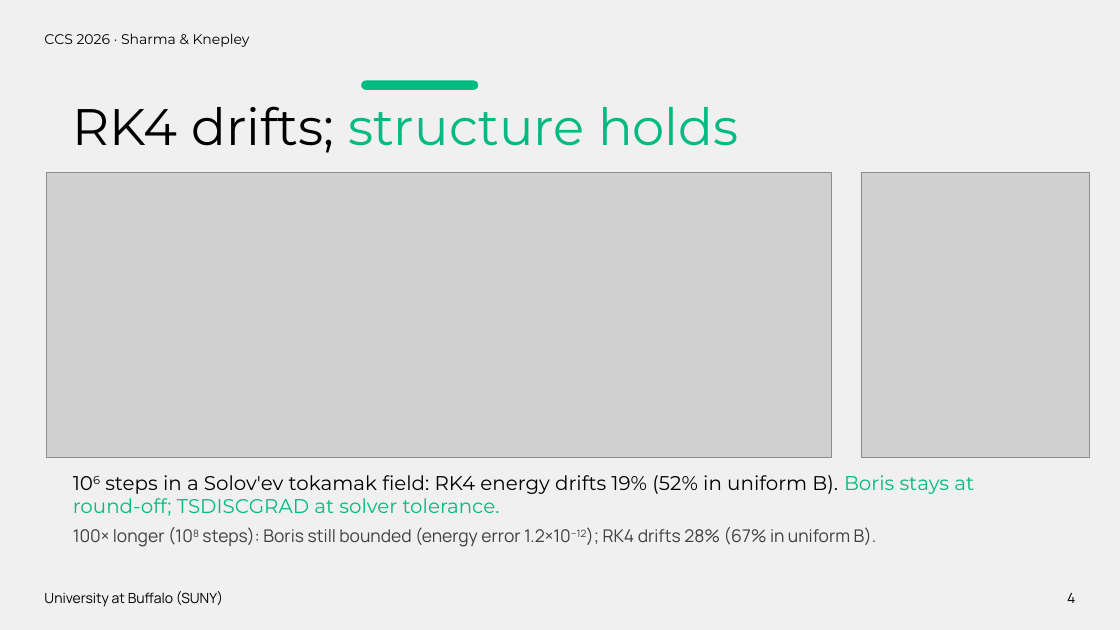
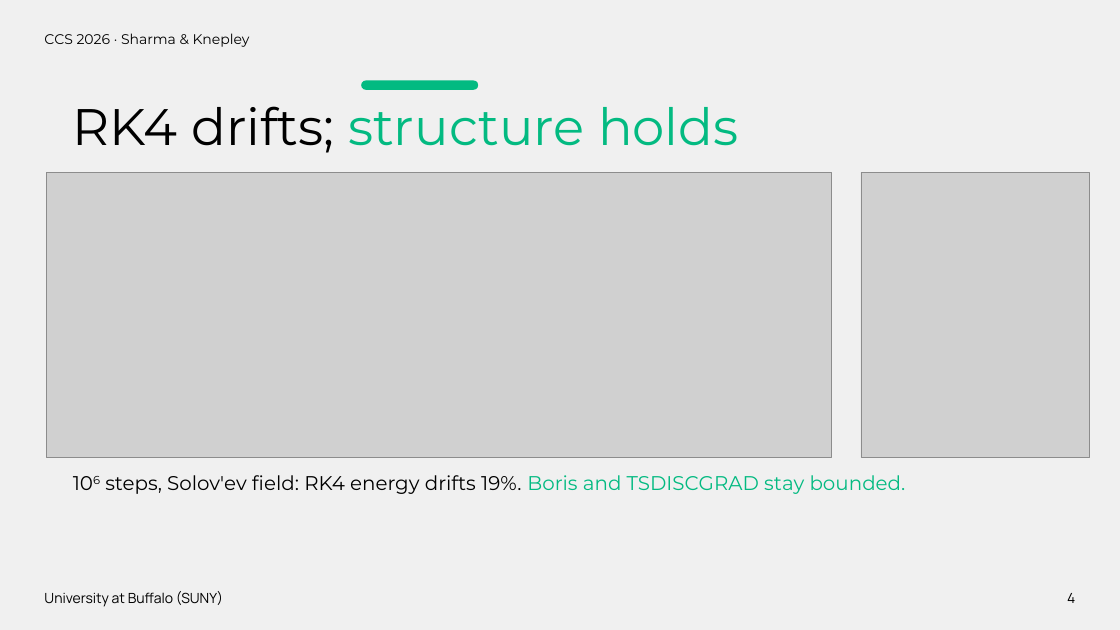
Before and after one commit to engineer-scientist/ccs2026-structure-preserving-plasma, a slide deck: slide 4 of presentation/CCS2026_Sharma_StructurePreservingPlasma.pptx. Drawn at 1120x630 pixels with LibreOffice and Linux fonts; fonts in the diff are those of the drawing; grey boxes stand for pictures. Boxes give left, top, right and bottom in pixels: in the first picture for what was removed or moved away, otherwise in the second. Text is boxed around its words. In the diff, an @@ line names an element or a change of style, - is before the commit and + after.

```diff
--- a/presentation/CCS2026_Sharma_StructurePreservingPlasma.pptx
+++ b/presentation/CCS2026_Sharma_StructurePreservingPlasma.pptx
@@ text at box(105, 475, 906, 494): text changed; text colour #404040 to #000000 @@
-106 steps in a Solov'ev tokamak field: RK4 energy drifts 19% (52% in uniform B). Boris stays at round-off; TSDISCGRAD at solver tolerance.
-100× longer (108 steps): Boris still bounded (energy error 1.2×10−12); RK4 drifts 28% (67% in uniform B).
+106 steps, Solov'ev field: RK4 energy drifts 19%. Boris and TSDISCGRAD stay bounded.
```
Also in this commit, not shown: 9 other slides changed, 1 other file.
